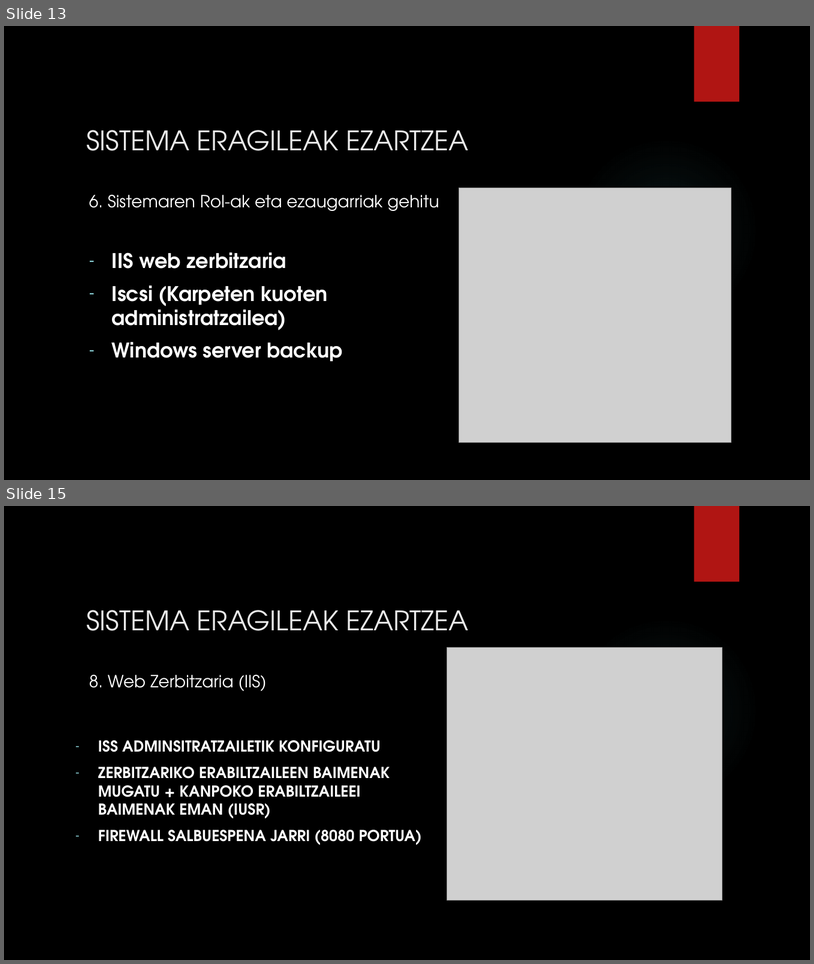
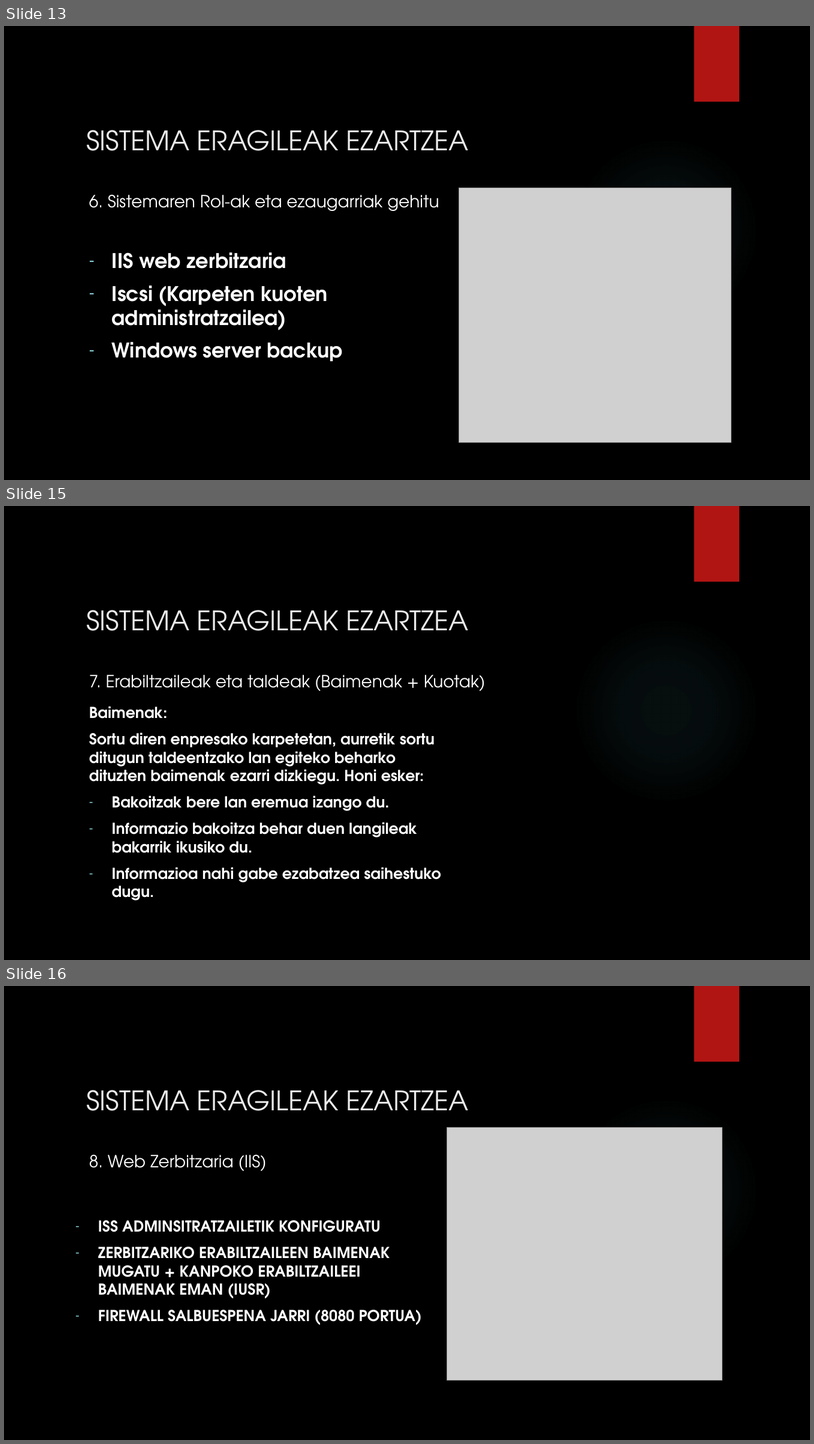
Before and after one commit to aldalurxabier-cmyk/1.-Erronka, a slide deck: Aurkezpena/1.Erronka Aurkezpena.pptx. Shown one above the other, each under a label of ours: slides 13 and 15 before the commit, slides 13, 15 and 16 after it; the slides between them are not shown. The pictures are 814x964 and 814x1444 pixels, drawn with LibreOffice and Linux fonts; fonts in the diff are those of the drawing; grey boxes stand for pictures; background and template pictures are left out. Boxes give left, top, right and bottom in pixels: in the first picture for what was removed or moved away, otherwise in the second. Text is boxed around its words. In the diff, an @@ line names an element or a change of style, - is before the commit and + after.

```diff
--- a/Aurkezpena/1.Erronka Aurkezpena.pptx
+++ b/Aurkezpena/1.Erronka Aurkezpena.pptx
@@ slide 15 added at box(4, 506, 810, 960), background picture (left out); not listed: 2 template elements that a slide beside it also shows @@
@@ title added at box(86, 610, 469, 631), 32 pt, text #EBEBEB @@
+SISTEMA ERAGILEAK EZARTZEA
@@ text added at box(89, 675, 486, 691), 20 pt, text #FFFFFF @@
+7. Erabiltzaileak eta taldeak (Baimenak + Kuotak)
@@ text added at box(89, 706, 441, 900), 18 pt, text #FFFFFF, bold @@
+Baimenak:
+Sortu diren enpresako karpetetan, aurretik sortu ditugun taldeentzako lan egiteko beharko dituzten baimenak ezarri dizkiegu. Honi esker:
+– Bakoitzak bere lan eremua izango du.
+– Informazio bakoitza behar duen langileak bakarrik ikusiko du.
+– Informazioa nahi gabe ezabatzea saihestuko dugu.
@@ what was slide 15 is now slide 16 @@
```
Also in this commit, not shown: 3 slides changed, 1 other file.
